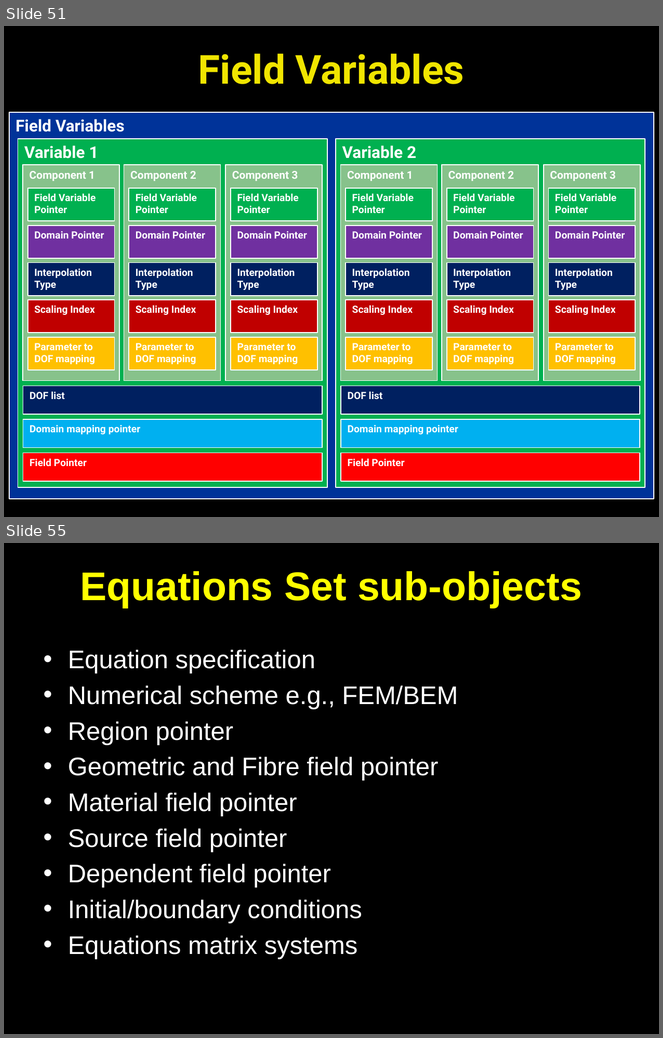
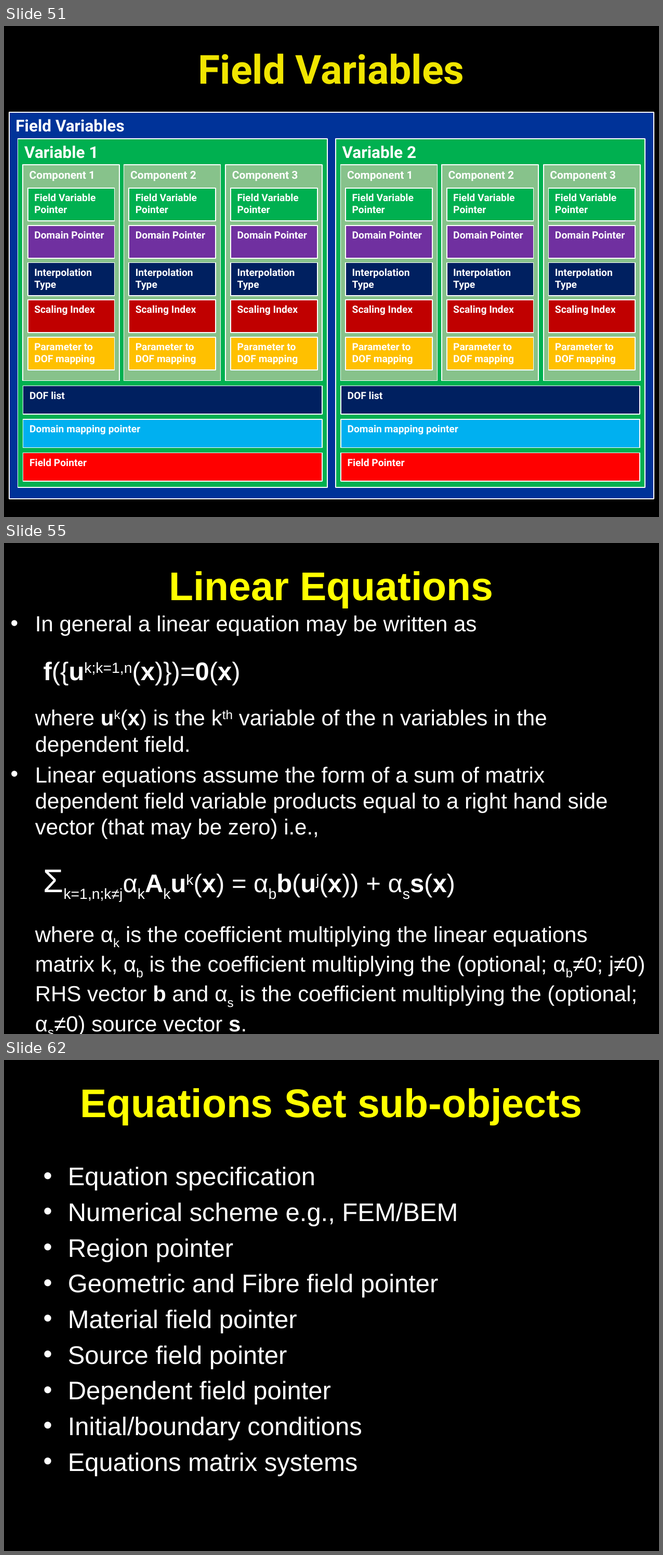
Before and after one commit to OpenCMISS/cm, a slide deck: doc/openCMISS.pptx. Shown one above the other, each under a label of ours: slides 51 and 55 before the commit, slides 51, 55 and 62 after it; the slides between them are not shown. The pictures are 663x1038 and 663x1555 pixels, drawn with LibreOffice and Linux fonts; fonts in the diff are those of the drawing. Boxes give left, top, right and bottom in pixels: in the first picture for what was removed or moved away, otherwise in the second. Text is boxed around its words. In the diff, an @@ line names an element or a change of style, - is before the commit and + after.

Commit message:
Changes for linear/nonlinear equations. First go at CellML interface from Andre/Chris.

```diff
--- a/doc/openCMISS.pptx
+++ b/doc/openCMISS.pptx
@@ slide 55 added at [4,543,659,1034], background #000000 @@
@@ title added at [169,571,494,608], 44 pt, text #FFFF00, bold @@
+Linear Equations
@@ text added at [35,615,646,1034], 24 pt, text #FFFFFF @@
+• In general a linear equation may be written as
+  f({uk;k=1,n(x)})=0(x)
+where uk(x) is the kth variable of the n variables in the dependent field.
+• Linear equations assume the form of a sum of matrix dependent field variable products equal to a right hand side vector (that may be zero) i.e.,
+  Σk=1,n;k≠jαkAkuk(x) = αbb(uj(x)) + αss(x)
+where αk is the coefficient multiplying the linear equations matrix k, αb is the coefficient multiplying the (optional; αb≠0; j≠0) RHS vector b and αs is the coefficient multiplying the (optional; αs≠0) source vector s.
@@ what was slide 55 is now slide 62 @@
```
Also in this commit, not shown: 4 slides changed, 7 other slides added.
